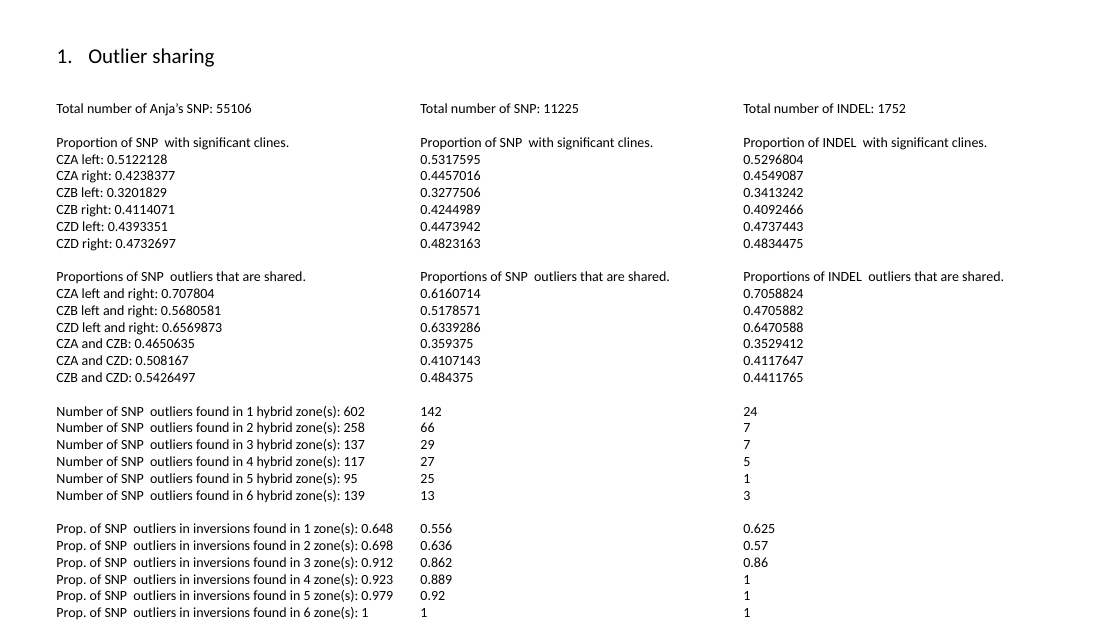
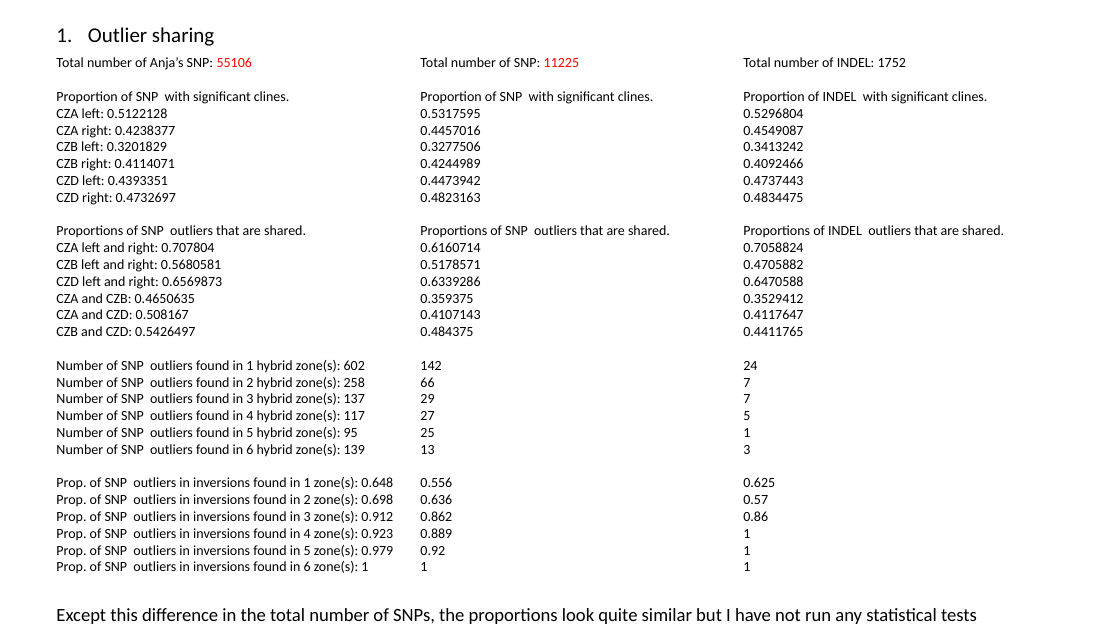
Before and after one commit to sam0per/Littorina_saxatilis_short_variants, a slide deck: slide 3 of short_genetic_variants/docs/short_indels.pptx. Drawn at 1120x630 pixels with LibreOffice and Linux fonts; fonts in the diff are those of the drawing. Boxes give left, top, right and bottom in pixels: in the first picture for what was removed or moved away, otherwise in the second. Text is boxed around its words. In the diff, an @@ line names an element or a change of style, - is before the commit and + after.

```diff
--- a/short_genetic_variants/docs/short_indels.pptx
+++ b/short_genetic_variants/docs/short_indels.pptx
@@ text "Outlier sharing": place and size @@
-text "Outlier sharing" at box(88, 48, 214, 67)
+text "Outlier sharing" at box(88, 27, 214, 46)
@@ text at box(56, 57, 252, 70): text colour #000000 to #FF0000 in "55106" @@
@@ text at box(420, 57, 579, 67): text colour #000000 to #FF0000 in "11225" @@
@@ 3 texts: place and size @@
-3 texts at box(56, 103, 1004, 620)
+3 texts at box(56, 57, 1004, 574)
@@ text added at box(56, 608, 977, 624), 16 pt, text #000000 @@
+Except this difference in the total number of SNPs, the proportions look quite similar but I have not run any statistical tests
```
Also in this commit, not shown: 1 other slide changed, 8 slides added, 1 slide removed, 3 other files.
